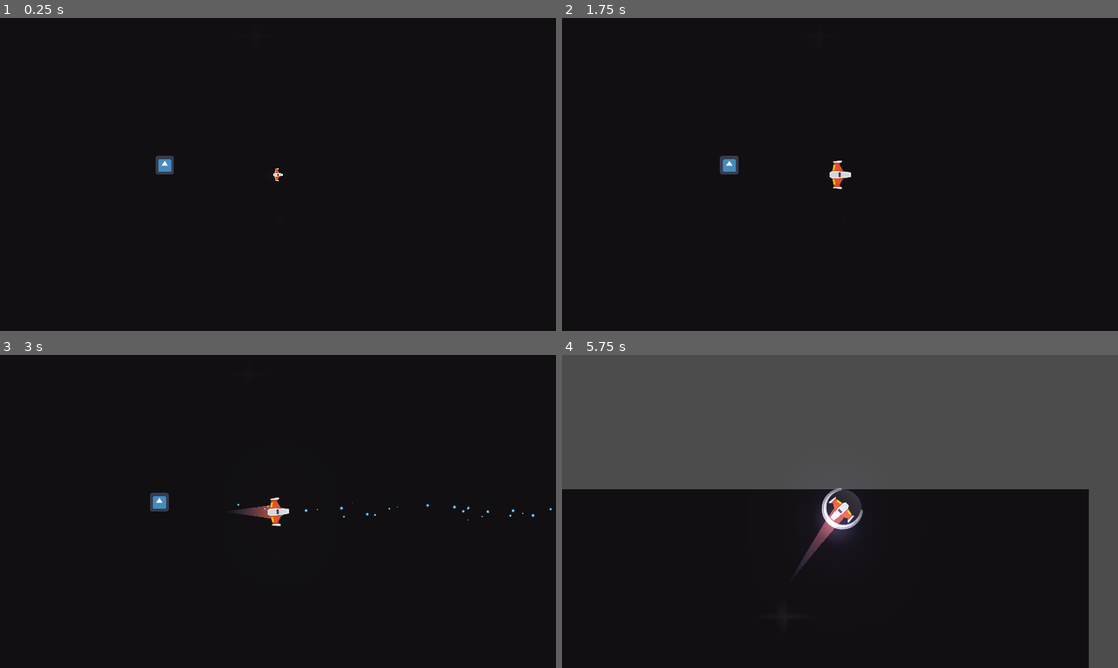
Above: before the commit, frames 1-4 (two rows, left to right).
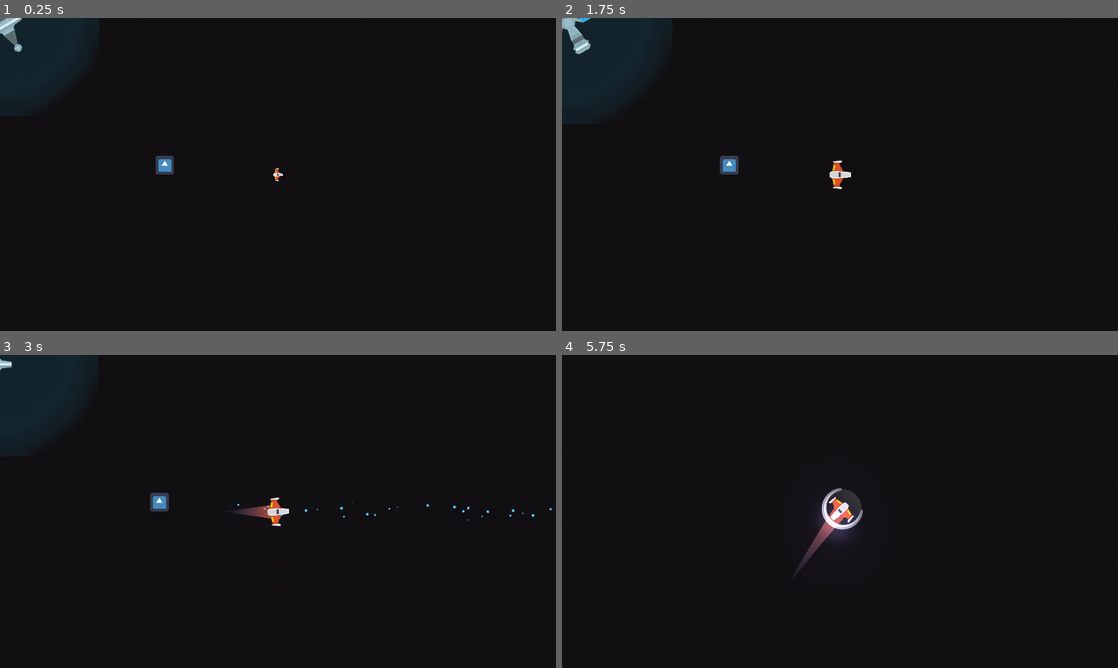
Above: after the commit, the same moments.

Repository: Agustinrach/Meteoritos
Game: Godot game, scene res://Juego/Niveles/NivelTest.tscn
The game is run twice, just before and just after one commit, with the same random seed, the same clock (stepped at 60 frames per second) and the same inputs. The engine's default icon, where the game draws it, is replaced by a stand-in: a white triangle on a blue panel in a dark square.
Inputs (mouse positions are in pixels of both pictures, inside the frame that each line leads up to):
- Up to frame 1 (0.25 s): no input
- Up to frame 2 (1.75 s): move the mouse to (962, 158) at 0.52 s; hold W (mover_adelante) 0.53-1.28 s; tap E (recargar_laser, bound only after the commit) at 0.6, 1.55 s; move the mouse to (728, 190) at 1.27 s; hold S (mover_atras) from 1.28 s (still down); click (728, 190) at 1.35 s
- Up to frame 3 (3 s): move the mouse to (333, 442) at 2.02 s; release S (mover_atras) at 2.03 s; hold Right mouse button (disparo_secundario) 2.03-2.78 s; hold W (mover_adelante) from 2.03 s (still down); tap E (recargar_laser, bound only after the commit) at 2.3 s; move the mouse to (250, 574) at 2.77 s; tap Left (rotar_antihorario) at 2.85 s
- Up to frame 4 (5.75 s): tap E (recargar_laser, bound only after the commit) every 0.75 s from 3.05 to 5.3 s; move the mouse to (1006, 558) at 3.52 s; release W (mover_adelante) at 3.53 s; hold Right (rotar_horario) 3.53-4.28 s; hold S (mover_atras) from 3.53 s (still down); tap Space (escudo) at 4.15 s; move the mouse to (673, 464) at 4.27 s; tap Mouse wheel up (zoom_acercar) at 4.35 s; tap R (recargar_escudo, bound only after the commit) at 4.9 s; move the mouse to (867, 511) at 5.02 s; hold Mouse wheel down (zoom_alejar) from 5.03 s (still down)

The runs differ from the first frame. In frame 1, 3.0% of the frame differs, in the area x 0-16%, y 0-26%; in frame 2, 3.7%; in frame 3, 3.0%; in frame 4, 46%, in the area x 0-100%, y 0-100%.

Commit message:
estacion recarga terminada

Diff:
--- /dev/null
+++ b/Juego/Estaciones/EstacionRecarga.gd
@@ -0,0 +1,64 @@
+extends Node2D
+class_name EstacionRecarga
+
+# car onready
+
+onready var carga_Sfx:AudioStreamPlayer = $Carga_sfx
+
+##atributos export
+
+export var energia:float=6.0
+export var radio_energia_entregada:float = 0.5
+
+#atributos
+
+var nave_player:Player = null
+var player_en_zona: bool = false
+#metodos
+
+func _unhandled_input(event: InputEvent) -> void:
+	if not puede_recargar(event):
+		return
+
+	energia -= radio_energia_entregada
+	print("energia estacion: ", energia)
+
+	if event.is_action("recargar_escudo"):
+		nave_player.get_escudo().controlar_energia(radio_energia_entregada)
+
+	elif event.is_action("recargar_laser"):
+		nave_player.get_laser().controlar_energia(radio_energia_entregada)
+
+
+##señales internas
+
+func _on_AreaColision_body_entered(body):
+	if body.has_method("destruir"):
+		body.destruir()
+
+
+func _on_AreaRecarga_body_entered(body):
+	if body is Player:
+		nave_player= body
+
+	body.set_gravity_scale(0.1)
+	player_en_zona = true
+
+func _on_AreaRecarga_body_exited(body):
+	body.set_gravity_scale(0.0)
+	player_en_zona = true
+
+func puede_recargar(event: InputEvent) -> bool:
+	var hay_input = event.is_action("recargar_escudo") or event.is_action("recargar_laser")
+	if hay_input and player_en_zona and (energia >0.0):
+		if !carga_Sfx.playing:
+			carga_Sfx.play()
+		return true
+	carga_Sfx.stop()
+	return false
+
+func controlar_energia()->void:
+	energia = radio_energia_entregada
+	if energia<=0.0:
+		$Vacio_sfx.play()
+	print("energia estacion: ", energia)
--- /dev/null
+++ b/Juego/Estaciones/EstacionRecarga.tscn
@@ -0,0 +1,114 @@
+[gd_scene load_steps=10 format=2]
+
+[ext_resource path="res://Juego/Estaciones/AreaRecarga.png" type="Texture" id=1]
+[ext_resource path="res://Juego/Estaciones/EstacionRecarga.png" type="Texture" id=2]
+[ext_resource path="res://Juego/Estaciones/EstacionRecarga.gd" type="Script" id=3]
+[ext_resource path="res://Juego/Estaciones/CargaEstacion.ogg" type="AudioStream" id=4]
+[ext_resource path="res://Juego/Estaciones/EstacionVacio.ogg" type="AudioStream" id=5]
+
+[sub_resource type="CapsuleShape2D" id=1]
+radius = 78.2946
+height = 130.465
+
+[sub_resource type="CircleShape2D" id=2]
+
+[sub_resource type="Animation" id=3]
+resource_name = "Activado"
+length = 3.0
+loop = true
+tracks/0/type = "value"
+tracks/0/path = NodePath("AreaColision:rotation_degrees")
+tracks/0/interp = 1
+tracks/0/loop_wrap = true
+tracks/0/imported = false
+tracks/0/enabled = true
+tracks/0/keys = {
+"times": PoolRealArray( 0, 3 ),
+"transitions": PoolRealArray( 1, 1 ),
+"update": 0,
+"values": [ 0.0, -360.0 ]
+}
+tracks/1/type = "value"
+tracks/1/path = NodePath("AreaRecarga:scale")
+tracks/1/interp = 1
+tracks/1/loop_wrap = true
+tracks/1/imported = false
+tracks/1/enabled = true
+tracks/1/keys = {
+"times": PoolRealArray( 0, 0.7, 1.4, 2.2, 3 ),
+"transitions": PoolRealArray( 1, 1, 1, 1, 1 ),
+"update": 0,
+"values": [ Vector2( 1, 1 ), Vector2( 0.9, 0.9 ), Vector2( 1, 1 ), Vector2( 1.1, 1.1 ), Vector2( 1, 1 ) ]
+}
+
+[sub_resource type="Animation" id=4]
+length = 0.001
+tracks/0/type = "value"
+tracks/0/path = NodePath("AreaColision:rotation_degrees")
+tracks/0/interp = 1
+tracks/0/loop_wrap = true
+tracks/0/imported = false
+tracks/0/enabled = true
+tracks/0/keys = {
+"times": PoolRealArray( 0 ),
+"transitions": PoolRealArray( 1 ),
+"update": 0,
+"values": [ 0.0 ]
+}
+tracks/1/type = "value"
+tracks/1/path = NodePath("AreaRecarga:scale")
+tracks/1/interp = 1
+tracks/1/loop_wrap = true
+tracks/1/imported = false
+tracks/1/enabled = true
+tracks/1/keys = {
+"times": PoolRealArray( 0 ),
+"transitions": PoolRealArray( 1 ),
+"update": 0,
+"values": [ Vector2( 1, 1 ) ]
+}
+
+[node name="EstacionRecarga" type="Node2D"]
+script = ExtResource( 3 )
+
+[node name="AreaColision" type="Area2D" parent="."]
+collision_layer = 0
+collision_mask = 31
+
+[node name="CollisionShape2D" type="CollisionShape2D" parent="AreaColision"]
+visible = false
+shape = SubResource( 1 )
+
+[node name="SpriteEstacion" type="Sprite" parent="AreaColision"]
+texture = ExtResource( 2 )
+
+[node name="AreaRecarga" type="Area2D" parent="."]
+space_override = 1
+gravity_point = true
+gravity = 1000.0
+collision_layer = 0
+
+[node name="CollisionShape2D" type="CollisionShape2D" parent="AreaRecarga"]
+visible = false
+scale = Vector2( 35.2093, 37.2826 )
+shape = SubResource( 2 )
+
+[node name="SpriteZonaRecarga" type="Sprite" parent="AreaRecarga"]
+modulate = Color( 0.12549, 0.698039, 0.898039, 0.133333 )
+scale = Vector2( 30, 30 )
+texture = ExtResource( 1 )
+
+[node name="AnimationPlayer" type="AnimationPlayer" parent="."]
+autoplay = "Activado"
+anims/Activado = SubResource( 3 )
+anims/default = SubResource( 4 )
+
+[node name="Carga_sfx" type="AudioStreamPlayer" parent="."]
+stream = ExtResource( 4 )
+
+[node name="Vacio_sfx" type="AudioStreamPlayer" parent="."]
+stream = ExtResource( 5 )
+
+[connection signal="body_entered" from="AreaColision" to="." method="_on_AreaColision_body_entered"]
+[connection signal="body_entered" from="AreaRecarga" to="." method="_on_AreaRecarga_body_entered"]
+[connection signal="body_exited" from="AreaRecarga" to="." method="_on_AreaRecarga_body_exited"]
--- a/Juego/Naves/player/Escudo/Escudo.gd
+++ b/Juego/Naves/player/Escudo/Escudo.gd
@@ -4,7 +4,7 @@
 
 #atributos
 var esta_activado:bool = false setget, get_esta_activado
-
+var energia_original : float
 ## atributos export
 
 export var energia:float = 8.0
@@ -16,13 +16,12 @@
 	return esta_activado
 
 func _process(delta: float) -> void:
-	energia += radio_desgaste*delta
-	if energia <= 0.0:
-		desactivar()
+	controlar_energia(radio_desgaste*delta)
 
 ##metodos
 
 func _ready() -> void:
+	energia_original = energia
 	set_process(false)
 	controlar_colisionador(true)
 
@@ -57,3 +56,10 @@
 
 func _on_body_entered(body: Node) -> void:
 	body.queue_free()
+
+func controlar_energia(consumo:float) -> void:
+	energia+=consumo
+	print("energia escudo : ", energia)
+
+	if energia <= 0.0:
+		desactivar()
--- a/Juego/Naves/player/Player.gd
+++ b/Juego/Naves/player/Player.gd
@@ -22,11 +22,18 @@
 
 onready var motor_sfx:Motor = $MotorSFX
 onready var canion:Canion = $Canion
-onready var laser:RayoLaser = $LaserBeam2D
+onready var laser:RayoLaser = $LaserBeam2D setget , get_laser
 onready var estela:Estela = $EstelaPuntoInicio/Trail2D
 onready var colisionador:CollisionShape2D = $CollisionShape2D
 onready	var impacto_sfx: AudioStreamPlayer = $Impacto_sfx
-onready var escudo:Escudo = $Escudo
+onready var escudo:Escudo = $Escudo setget, get_escudo
+
+##setters && getters
+func get_laser()-> RayoLaser:
+	return laser
+
+func get_escudo()-> Escudo:
+	return escudo
 
 #metodos
 func destruir() -> void:
--- a/Juego/Niveles/NivelTest.tscn
+++ b/Juego/Niveles/NivelTest.tscn
@@ -11,6 +11,7 @@
 [ext_resource path="res://Juego/SectorMeteoritos.tscn" type="PackedScene" id=9]
 [ext_resource path="res://icon.png" type="Texture" id=10]
 [ext_resource path="res://Juego/CamaraJuego.gd" type="Script" id=11]
+[ext_resource path="res://Juego/Estaciones/EstacionRecarga.tscn" type="PackedScene" id=12]
 
 [node name="NivelTest" type="Node2D"]
 position = Vector2( 0, -9.52441 )
@@ -28,11 +29,6 @@
 
 [node name="WorldEnvironment" type="WorldEnvironment" parent="."]
 environment = ExtResource( 3 )
-
-[node name="Fondo" type="Sprite" parent="."]
-position = Vector2( 976.697, 551.859 )
-scale = Vector2( 14.5179, 8.58008 )
-texture = ExtResource( 8 )
 
 [node name="TriggersLLuviaMeteoritos" type="Node2D" parent="."]
 position = Vector2( 2.99658, 0 )
@@ -53,8 +49,75 @@
 position = Vector2( 571.465, 517.493 )
 texture = ExtResource( 10 )
 
+[node name="EstacionRecarga" parent="." instance=ExtResource( 12 )]
+
+[node name="ParallaxBackground" type="ParallaxBackground" parent="."]
+
+[node name="ParallaxLayer" type="ParallaxLayer" parent="ParallaxBackground"]
+motion_mirroring = Vector2( 256, 256 )
+
+[node name="Sprite" type="Sprite" parent="ParallaxBackground/ParallaxLayer"]
+texture = ExtResource( 8 )
+
+[node name="Sprite2" type="Sprite" parent="ParallaxBackground/ParallaxLayer"]
+position = Vector2( 500, 0 )
+texture = ExtResource( 8 )
+
+[node name="Sprite3" type="Sprite" parent="ParallaxBackground/ParallaxLayer"]
+position = Vector2( 1000, 0 )
+texture = ExtResource( 8 )
+
+[node name="Sprite4" type="Sprite" parent="ParallaxBackground/ParallaxLayer"]
+position = Vector2( 1500, 0 )
+texture = ExtResource( 8 )
+
+[node name="Sprite5" type="Sprite" parent="ParallaxBackground/ParallaxLayer"]
+position = Vector2( 2000, 0 )
+texture = ExtResource( 8 )
+
+[node name="Sprite6" type="Sprite" parent="ParallaxBackground/ParallaxLayer"]
+position = Vector2( 0, 500 )
+texture = ExtResource( 8 )
+
+[node name="Sprite7" type="Sprite" parent="ParallaxBackground/ParallaxLayer"]
+position = Vector2( 500, 500 )
+texture = ExtResource( 8 )
+
+[node name="Sprite8" type="Sprite" parent="ParallaxBackground/ParallaxLayer"]
+position = Vector2( 1000, 500 )
+texture = ExtResource( 8 )
+
+[node name="Sprite9" type="Sprite" parent="ParallaxBackground/ParallaxLayer"]
+position = Vector2( 1500, 500 )
+texture = ExtResource( 8 )
+
+[node name="Sprite10" type="Sprite" parent="ParallaxBackground/ParallaxLayer"]
+position = Vector2( 2000, 500 )
+texture = ExtResource( 8 )
+
+[node name="Sprite11" type="Sprite" parent="ParallaxBackground/ParallaxLayer"]
+position = Vector2( 0, 1000 )
+texture = ExtResource( 8 )
+
+[node name="Sprite12" type="Sprite" parent="ParallaxBackground/ParallaxLayer"]
+position = Vector2( 500, 1000 )
+texture = ExtResource( 8 )
+
+[node name="Sprite13" type="Sprite" parent="ParallaxBackground/ParallaxLayer"]
+position = Vector2( 1000, 1000 )
+texture = ExtResource( 8 )
+
+[node name="Sprite14" type="Sprite" parent="ParallaxBackground/ParallaxLayer"]
+position = Vector2( 1500, 1000 )
+texture = ExtResource( 8 )
+
+[node name="Sprite15" type="Sprite" parent="ParallaxBackground/ParallaxLayer"]
+position = Vector2( 2000, 1000 )
+texture = ExtResource( 8 )
+
 [connection signal="tween_completed" from="TweenCamara" to="." method="_on_TweenCamara_tween_completed"]
 
 [editable path="Player"]
 [editable path="Player/Canion"]
 [editable path="TriggersLLuviaMeteoritos/SectorDePeligro"]
+[editable path="EstacionRecarga"]
--- a/Juego/Proyectiles/Laser/LaserBeam2D.gd
+++ b/Juego/Proyectiles/Laser/LaserBeam2D.gd
@@ -11,12 +11,18 @@
 export var max_length := 1400.0
 # Base duration of the tween animation in seconds.
 export var growth_time := 0.1
+export var radio_danio:float = 10.0
+export var energia:float = 4.0
+export var radio_desgaste:float = -1.0
+
+
 
 # If `true`, the laser is firing.
 # It plays appearing and disappearing animations when it's not animating.
 # See `appear()` and `disappear()` for more information.
 var is_casting := false setget set_is_casting
-var radio_danio = 10
+var energia_original : float
+
 
 onready var fill := $FillLine2D
 onready var tween := $Tween
@@ -28,6 +34,7 @@
 
 
 func _ready() -> void:
+	energia_original = energia
 	set_physics_process(false)
 	fill.points[1] = Vector2.ZERO
 
@@ -58,6 +65,13 @@
 # Controls the emission of particles and extends the Line2D to `cast_to` or the ray's
 # collision point, whichever is closest.
 func cast_beam(delta: float) -> void:
+
+	if energia <=0.0:
+		print("sin energia")
+		set_is_casting(false)
+		return
+	controlar_energia(radio_desgaste*delta)
+
 	var cast_point := cast_to
 
 	force_raycast_update()
@@ -76,6 +90,7 @@
 	beam_particles.process_material.emission_box_extents.x = cast_point.length() * 0.5
 
 
+
 func appear() -> void:
 	if tween.is_active():
 		tween.stop_all()
@@ -88,3 +103,9 @@
 		tween.stop_all()
 	tween.interpolate_property(fill, "width", fill.width, 0, growth_time)
 	tween.start()
+
+func controlar_energia(consumo:float) -> void:
+	energia+=consumo
+	if energia > energia_original:
+		energia= energia_original
+	print("energia laser : ", energia)
--- a/project.godot
+++ b/project.godot
@@ -33,6 +33,11 @@
 "class": "Escudo",
 "language": "GDScript",
 "path": "res://Juego/Naves/player/Escudo/Escudo.gd"
+}, {
+"base": "Node2D",
+"class": "EstacionRecarga",
+"language": "GDScript",
+"path": "res://Juego/Estaciones/EstacionRecarga.gd"
 }, {
 "base": "Line2D",
 "class": "Estela",
@@ -100,6 +105,7 @@
 "Canion": "",
 "EnemigoDummy": "",
 "Escudo": "",
+"EstacionRecarga": "",
 "Estela": "",
 "ExplosionMeteorito": "",
 "Meteorito": "",
@@ -188,6 +194,16 @@
 , Object(InputEventKey,"resource_local_to_scene":false,"resource_name":"","device":0,"alt":false,"shift":false,"control":false,"meta":false,"command":false,"pressed":false,"scancode":16777347,"unicode":0,"echo":false,"script":null)
  ]
 }
+recargar_escudo={
+"deadzone": 0.5,
+"events": [ Object(InputEventKey,"resource_local_to_scene":false,"resource_name":"","device":0,"alt":false,"shift":false,"control":false,"meta":false,"command":false,"pressed":false,"scancode":82,"unicode":0,"echo":false,"script":null)
+ ]
+}
+recargar_laser={
+"deadzone": 0.5,
+"events": [ Object(InputEventKey,"resource_local_to_scene":false,"resource_name":"","device":0,"alt":false,"shift":false,"control":false,"meta":false,"command":false,"pressed":false,"scancode":69,"unicode":0,"echo":false,"script":null)
+ ]
+}
 
 [layer_names]
 
Binary file added: Juego/Estaciones/AreaRecarga.png
Not shown, added: Juego/Estaciones/AreaRecarga.png.import
Not shown, added: Juego/Estaciones/CargaEstacion.ogg.import
Binary file added: Juego/Estaciones/EstacionRecarga.png
Not shown, added: Juego/Estaciones/EstacionRecarga.png.import
Not shown, added: Juego/Estaciones/EstacionVacio.ogg.import
Not shown: 1 places in Juego/Niveles/NivelTest.tscn that only renumber resources
Not shown, added: Juego/Estaciones/CargaEstacion.ogg
Not shown, added: Juego/Estaciones/EstacionVacio.ogg
